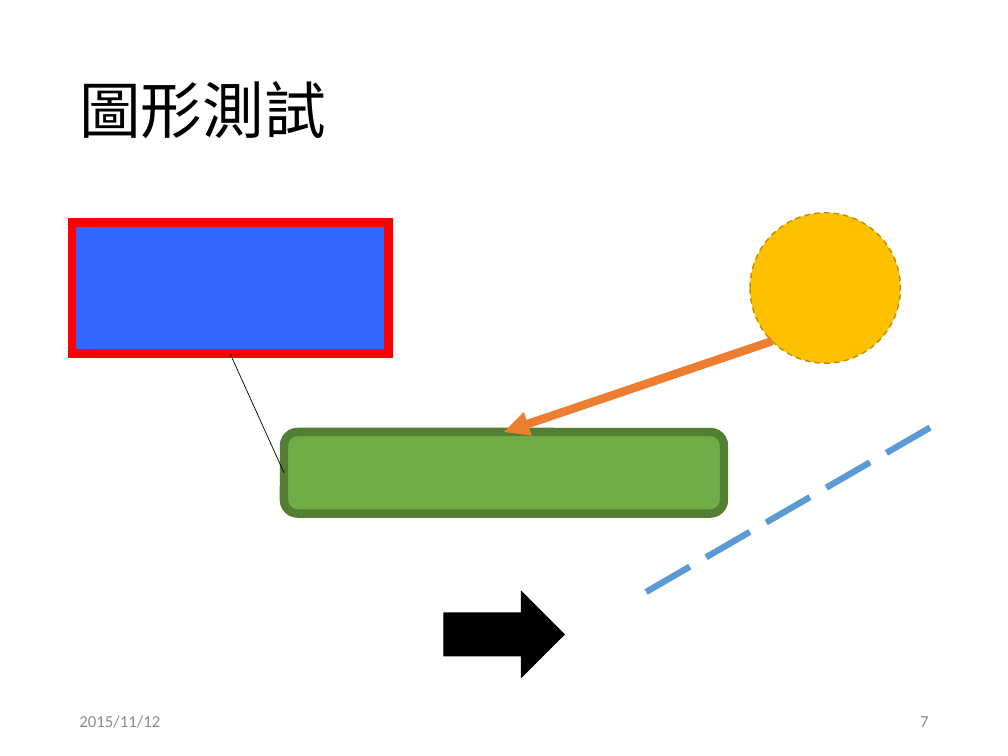
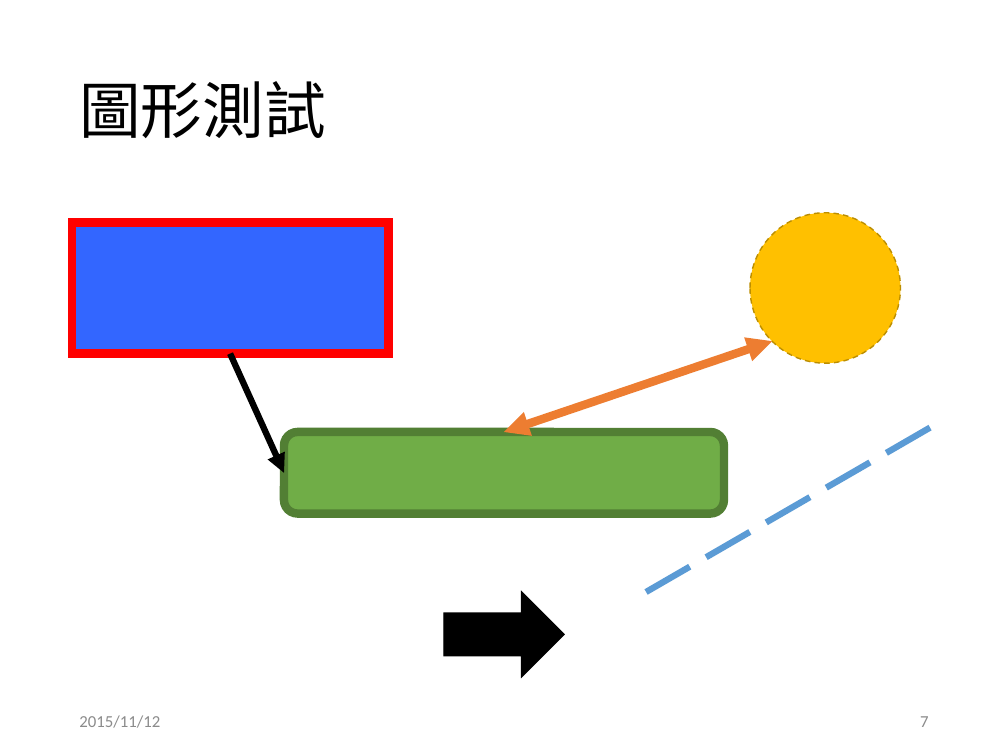
Before and after one commit to g21589/PPTX2HTML, a slide deck: slide 7 of files/test.pptx. Drawn at 1008x756 pixels with LibreOffice and Linux fonts; fonts in the diff are those of the drawing. Boxes give left, top, right and bottom in pixels: in the first picture for what was removed or moved away, otherwise in the second. Text is boxed around its words. In the diff, an @@ line names an element or a change of style, - is before the commit and + after.

```diff
--- a/files/test.pptx
+++ b/files/test.pptx
@@ line (230, 354) - (284, 473): line to arrow; stroke #000000 0.5 pt to #000000 4.5 pt @@
@@ arrow (772, 342) - (504, 432): arrow to double arrow @@
```
Also in this commit, not shown: 5 other files.
